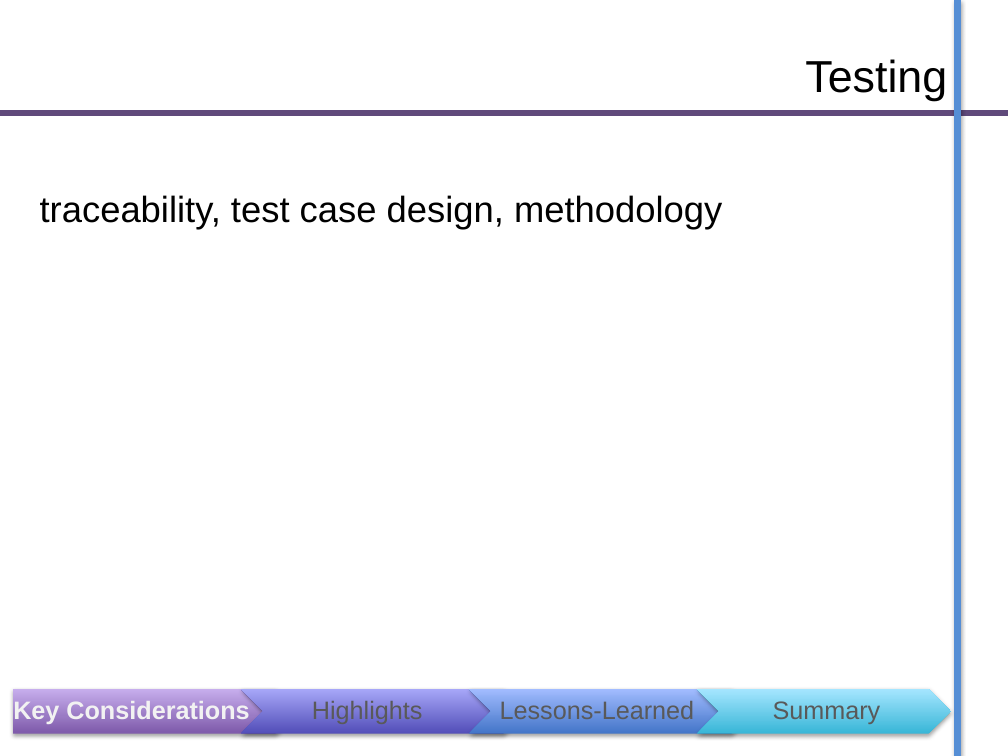
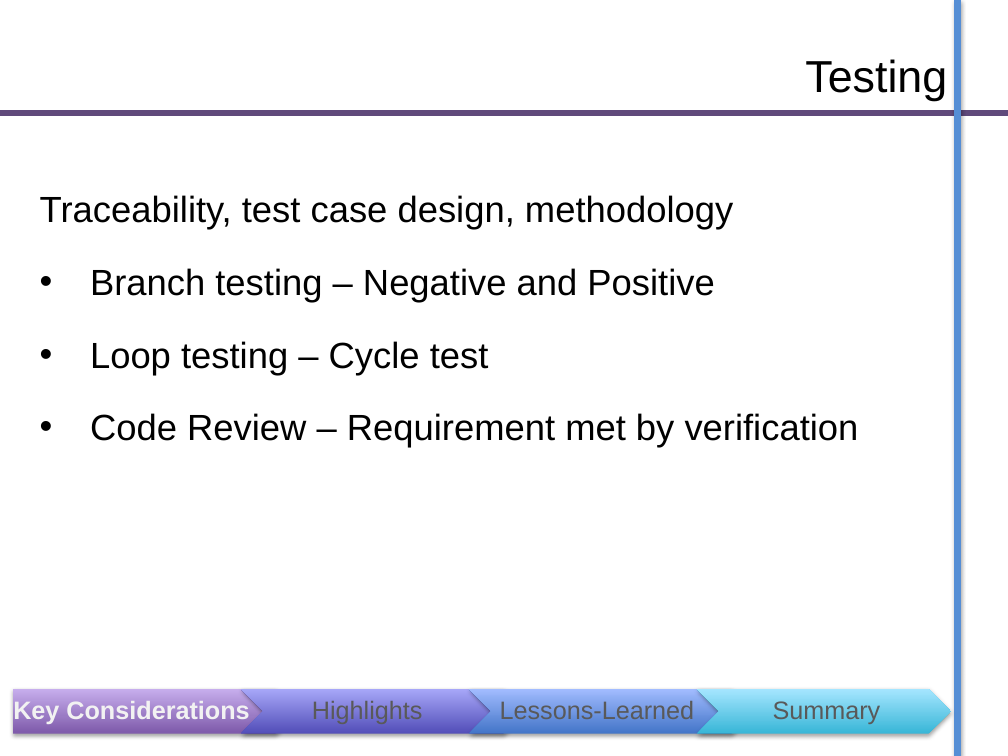
Before and after one commit to GP-Genie-Team/GPGenie, a slide deck: slide 10 of ProjectDoc/Project PPT.pptx. Drawn at 1008x756 pixels with LibreOffice and Linux fonts; fonts in the diff are those of the drawing. Boxes give left, top, right and bottom in pixels: in the first picture for what was removed or moved away, otherwise in the second. Text is boxed around its words. In the diff, an @@ line names an element or a change of style, - is before the commit and + after.

Commit message:
Added content to traceability and dev cycle illustration

```diff
--- a/ProjectDoc/Project PPT.pptx
+++ b/ProjectDoc/Project PPT.pptx
@@ text at (x1=40, y1=195, x2=859, y2=448): text changed @@
-traceability, test case design, methodology
+Traceability, test case design, methodology
+• Branch testing – Negative and Positive
+• Loop testing – Cycle test
+• Code Review – Requirement met by verification
```
Also in this commit, not shown: 1 other slide changed.
